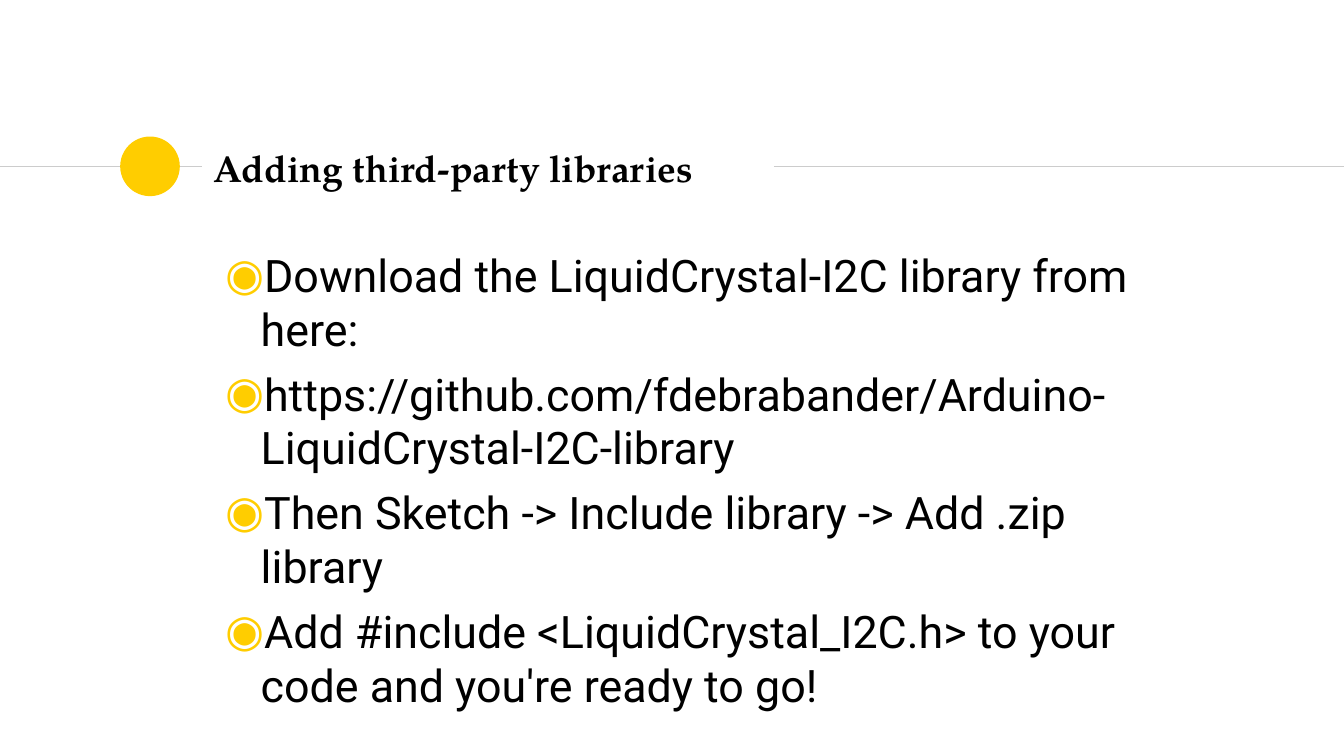
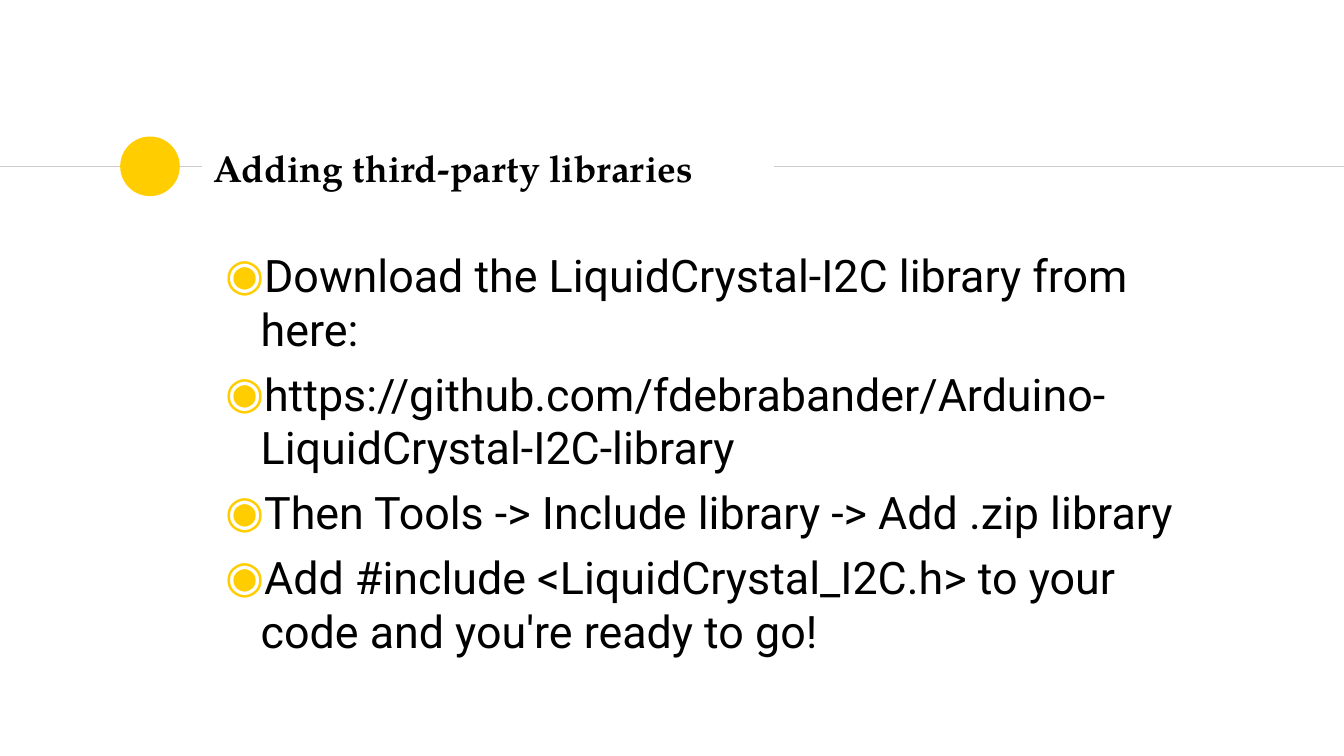
Before and after one commit to SSTIA/arduino-seminar, a slide deck: slide 6 of slides/ArduinoSeminar2.pptx. Drawn at 1344x756 pixels with LibreOffice and Linux fonts; fonts in the diff are those of the drawing. Boxes give left, top, right and bottom in pixels: in the first picture for what was removed or moved away, otherwise in the second. Text is boxed around its words. In the diff, an @@ line names an element or a change of style, - is before the commit and + after.

```diff
--- a/slides/ArduinoSeminar2.pptx
+++ b/slides/ArduinoSeminar2.pptx
@@ text at [264,495,1172,539]: text changed @@
-◉ Then Sketch -> Include library -> Add .zip library
+◉ Then Tools -> Include library -> Add .zip library
```
Also in this commit, not shown: 2 other files.
